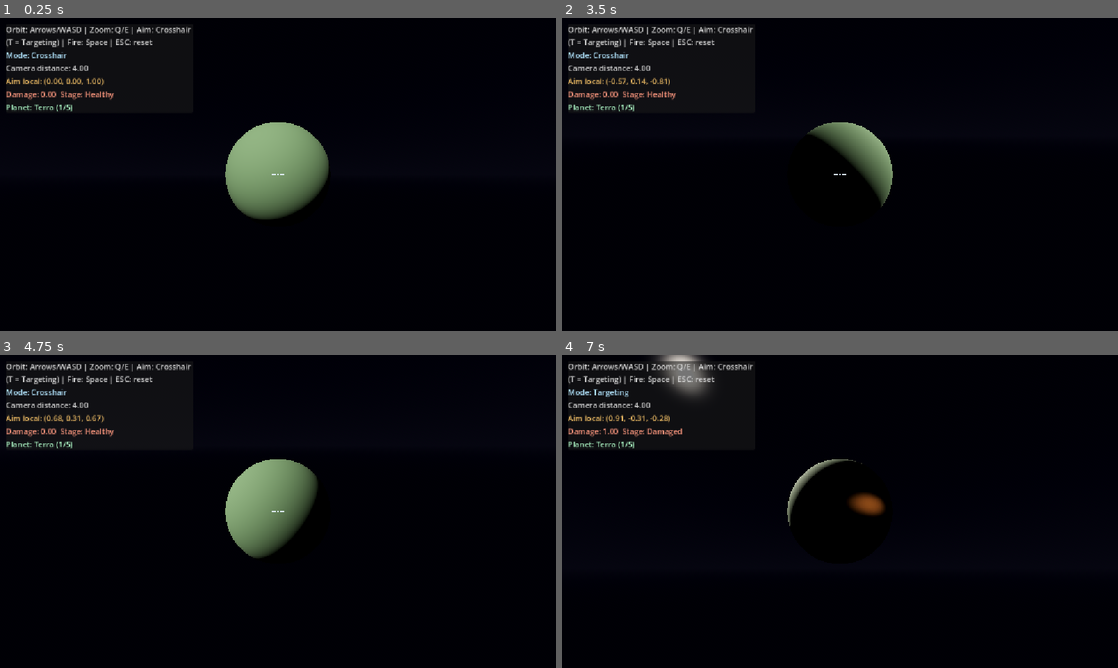
Above: before the commit, frames 1-4 (two rows, left to right).
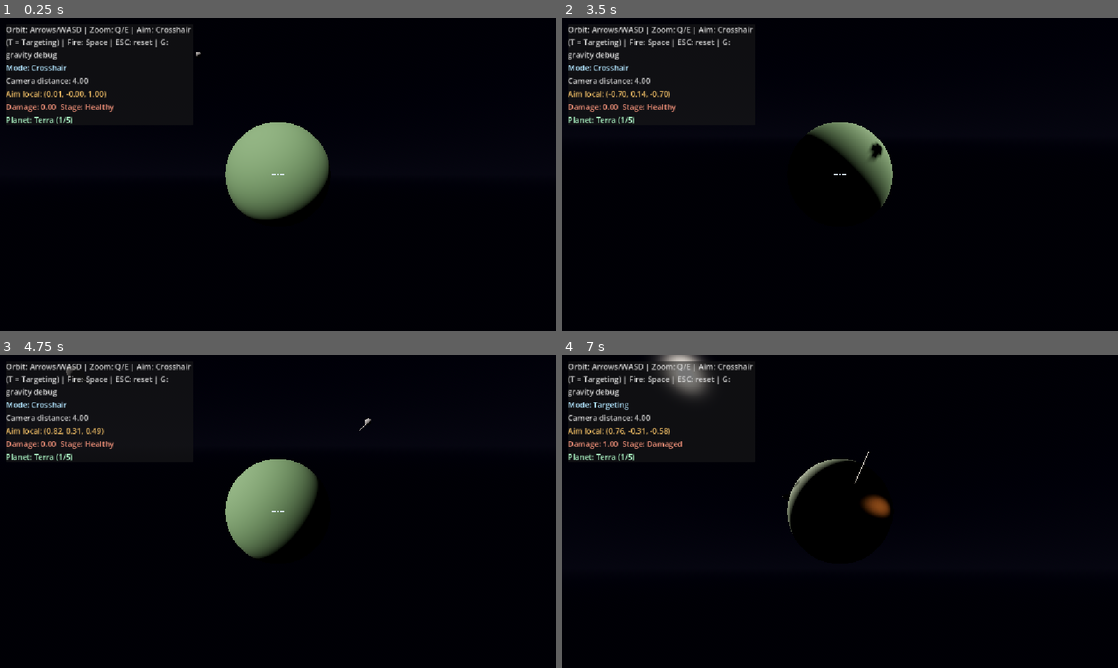
Above: after the commit, the same moments.

Repository: aquatticrose/planetary-destruction
Game: Godot game, scene res://scenes/main/Main.tscn
The game is run twice, just before and just after one commit, with the same random seed, the same clock (stepped at 60 frames per second) and the same inputs. Sound files missing from this copy of the repository are replaced by a short silence.
Inputs:
- Up to frame 1 (0.25 s): no input
- Up to frame 2 (3.5 s): tap Enter at 0.5 s; hold Right (orbit_right) 0.53-1.28 s; tap S (aim_down) at 0.6 s; hold Down (orbit_down) 1.28-2.03 s; tap A (aim_left) at 1.35 s; hold Right (orbit_right) 2.03-2.78 s; tap D (aim_right) at 2.1 s; hold Up (orbit_up) from 2.78 s (still down); tap W (aim_up) at 2.85 s
- Up to frame 3 (4.75 s): release Up (orbit_up) at 3.53 s; hold Left (orbit_left) from 3.53 s (still down); tap Q (camera_zoom_in) at 3.6 s; tap G (toggle_gravity_debug, bound only after the commit) at 4.15 s; tap E (camera_zoom_out) at 4.35 s
- Up to frame 4 (7 s): release Left (orbit_left) at 5.03 s; hold Down (orbit_down) 5.03-5.78 s; hold Space (fire) 5.03-5.78 s; hold Right (orbit_right) 5.78-6.53 s; tap T (toggle_aim_mode) at 5.85 s; hold Up (orbit_up) from 6.53 s (still down); tap S (aim_down) at 6.6 s

The runs differ from the first frame. In frame 1, 1.4% of the frame differs, in the area x 1-37%, y 6-34%; in frame 2, 1.5%; in frame 3, 1.5%; in frame 4, 1.9%, in the area x 1-59%, y 6-58%.

Commit message:
feat: phase 7 gravity with merging collisions and debug vectors

Diff:
--- a/project.godot
+++ b/project.godot
@@ -91,6 +91,11 @@
 "events": [Object(InputEventKey,"resource_local_to_scene":false,"resource_name":"","device":-1,"window_id":0,"alt_press …(192 unchanged characters)…
 ]
 }
+toggle_gravity_debug={
+"deadzone": 0.5,
+"events": [Object(InputEventKey,"resource_local_to_scene":false,"resource_name":"","device":-1,"window_id":0,"alt_pressed":false,"shift_pressed":false,"ctrl_pressed":false,"meta_pressed":false,"pressed":false,"keycode":0,"physical_keycode":71,"key_label":0,"unicode":103,"location":0,"echo":false,"script":null)
+]
+}
 preset_1={
 "deadzone": 0.5,
 "events": [Object(InputEventKey,"resource_local_to_scene":false,"resource_name":"","device":-1,"window_id":0,"alt_press …(191 unchanged characters)…
--- a/scenes/main/Main.tscn
+++ b/scenes/main/Main.tscn
@@ -23,6 +23,9 @@
 [ext_resource type="Resource" path="res://data/planets/glacia.tres" id="21_glacia"]
 [ext_resource type="Resource" path="res://data/planets/titanus.tres" id="22_titanus"]
 [ext_resource type="Script" path="res://scripts/simulation/simulation_manager.gd" id="23_sim"]
+[ext_resource type="Script" path="res://scripts/simulation/gravity_simulation.gd" id="24_grav"]
+[ext_resource type="Script" path="res://scripts/simulation/gravity_debug_draw.gd" id="25_gdraw"]
+[ext_resource type="Script" path="res://scripts/simulation/gravity_demo_spawner.gd" id="26_gdemo"]
 
 [sub_resource type="ProceduralSkyMaterial" id="ProceduralSkyMaterial_space"]
 sky_top_color = Color(0.02,0.02,0.04,1.0)
@@ -46,6 +49,17 @@
 
 [node name="Simulation" type="Node" parent="."]
 script = ExtResource("23_sim")
+
+[node name="Gravity" type="Node" parent="."]
+script = ExtResource("24_grav")
+
+[node name="GravityDebug" type="Node3D" parent="."]
+script = ExtResource("25_gdraw")
+gravity_sim_path = NodePath("../Gravity")
+
+[node name="GravityDemo" type="Node3D" parent="."]
+script = ExtResource("26_gdemo")
+planet_path = NodePath("../Planet")
 
 [node name="WorldEnvironment" type="WorldEnvironment" parent="."]
 environment = SubResource("Environment_env1")
@@ -134,7 +148,7 @@
 [node name="VBox" type="VBoxContainer" parent="UI/Overlay/Panel"]
 
 [node name="HintLabel" type="Label" parent="UI/Overlay/Panel/VBox"]
-text = "Orbit: Arrows/WASD | Zoom: Q/E | Aim: Crosshair (T = Targeting) | Fire: Space | ESC: reset"
+text = "Orbit: Arrows/WASD | Zoom: Q/E | Aim: Crosshair (T = Targeting) | Fire: Space | ESC: reset | G: gravity debug"
 autowrap_mode = 2
 modulate = Color(0.85,0.85,0.85,1.0)
 
--- a/scripts/core/planet_camera_controller.gd
+++ b/scripts/core/planet_camera_controller.gd
@@ -70,6 +70,9 @@
 
 
 func _update_camera() -> void:
+	# Phase 7: bodies move — keep orbiting the planet's CURRENT position.
+	if _planet != null:
+		target = _planet.global_position
 	distance = clampf(distance, _eff_min, _eff_max)
 	var cp := cos(pitch)
 	var offset := distance * Vector3(cp * sin(yaw), sin(pitch), cp * cos(yaw))
--- a/scripts/planet/planet.gd
+++ b/scripts/planet/planet.gd
@@ -29,6 +29,8 @@
 	data = preset
 	radius = maxf(0.05, preset.radius)
 	mass = preset.mass
+	# Phase 7: preset rotation is now live (base-class angular velocity).
+	angular_velocity = Vector3.UP * preset.rotation_speed
 	_apply_size()
 	var damage := get_node_or_null("DamageSystem")
 	if damage != null and preset.visual != null and damage.has_method("apply_visuals"):
--- /dev/null
+++ b/scripts/simulation/gravity_debug_draw.gd
@@ -0,0 +1,45 @@
+extends Node3D
+## Phase 7 debug visual: draws each body's gravity acceleration as a line from
+## the body centre (ImmediateMesh, rebuilt per frame). Pure presentation — it
+## owns no physics and only reads the accelerations GravitySimulation computed.
+## Visibility follows the simulation's debug_enabled flag (G in game).
+
+@export var gravity_sim_path : NodePath
+@export var vector_scale : float = 0.6
+@export var max_length : float = 4.0
+@export var line_color : Color = Color(1.0, 0.45, 0.2, 0.9)
+
+var _sim : Node
+var _mesh : ImmediateMesh
+var _instance : MeshInstance3D
+
+
+func _ready() -> void:
+	_sim = get_node_or_null(gravity_sim_path)
+	_mesh = ImmediateMesh.new()
+	_instance = MeshInstance3D.new()
+	_instance.mesh = _mesh
+	_instance.top_level = true  # draw in world space
+	add_child(_instance)
+
+
+func _process(_delta : float) -> void:
+	_mesh.clear_surfaces()
+	if _sim == null or not _sim.debug_enabled:
+		return
+	var manager : Node = get_tree().get_first_node_in_group(SimulationManager.GROUP_NAME)
+	if manager == null:
+		return
+	_mesh.surface_begin(Mesh.PRIMITIVE_LINES)
+	_mesh.surface_set_color(line_color)
+	for body in manager.get_bodies():
+		if not is_instance_valid(body):
+			continue
+		var accel : Vector3 = _sim.get_accel(body)
+		if accel.length_squared() < 0.0001:
+			continue
+		var from : Vector3 = body.global_position
+		var to : Vector3 = from + accel.normalized() * minf(accel.length() * vector_scale, max_length)
+		_mesh.surface_add_vertex(from)
+		_mesh.surface_add_vertex(to)
+	_mesh.surface_end()
--- /dev/null
+++ b/scripts/simulation/gravity_demo_spawner.gd
@@ -0,0 +1,60 @@
+extends Node3D
+## Phase 7 demo content: spawns a few small asteroids near the planet so the
+## gravity simulation has something to attract. Deliberately throwaway and
+## easy to remove (delete this node) — this is NOT the Phase 8 orbit system:
+## bodies just get an initial velocity and fall/curve in under gravity.
+
+@export var planet_path : NodePath
+@export var asteroid_count : int = 3
+@export var min_distance : float = 3.5
+@export var max_distance : float = 6.0
+
+var _rng := RandomNumberGenerator.new()
+
+
+func _ready() -> void:
+	_rng.randomize()
+	# Deferred: let the planet apply its preset (mass/radius) first.
+	call_deferred("_spawn")
+
+
+func _spawn() -> void:
+	var planet : Node3D = get_node_or_null(planet_path)
+	if planet == null:
+		return
+	for i in asteroid_count:
+		var asteroid := CelestialBody.new()
+		asteroid.name = "Asteroid_%d" % (i + 1)
+		asteroid.body_type = CelestialBody.BodyType.ASTEROID
+		asteroid.mass = _rng.randf_range(0.001, 0.003)
+		asteroid.radius = _rng.randf_range(0.08, 0.14)
+		_add_visual(asteroid)
+		add_child(asteroid)
+		var dir := _random_unit_vector()
+		asteroid.global_position = planet.global_position + dir * _rng.randf_range(min_distance, max_distance)
+		# Mostly-radial with a tangential component: bodies visibly curve in.
+		var tangential := dir.cross(Vector3.UP)
+		if tangential.length_squared() < 0.01:
+			tangential = Vector3.RIGHT
+		asteroid.velocity = dir * _rng.randf_range(0.15, 0.45) \
+				+ tangential.normalized() * _rng.randf_range(0.6, 1.1)
+		# (Registration with the SimulationManager happens in CelestialBody._ready.)
+
+
+func _add_visual(body : Node3D) -> void:
+	var mesh := SphereMesh.new()
+	mesh.radius = body.radius
+	mesh.height = body.radius * 2.0
+	mesh.radial_segments = 12
+	mesh.rings = 6
+	mesh.material = StandardMaterial3D.new()
+	mesh.material.albedo_color = Color(0.55, 0.55, 0.58)
+	var visual := MeshInstance3D.new()
+	visual.name = "Visual"
+	visual.mesh = mesh
+	body.add_child(visual)
+
+
+func _random_unit_vector() -> Vector3:
+	var v := Vector3(_rng.randf_range(-1.0, 1.0), _rng.randf_range(-1.0, 1.0), _rng.randf_range(-1.0, 1.0))
+	return v.normalized() if v.length_squared() > 0.0001 else Vector3.FORWARD
--- /dev/null
+++ b/scripts/simulation/gravity_simulation.gd
@@ -0,0 +1,128 @@
+extends Node
+## Phase 7: gameplay-friendly Newtonian gravity (NOT a scientific simulator).
+## Every physics tick, each CelestialBody attracts every other body, the
+## resulting acceleration integrates into velocity, and velocity into position
+## (semi-implicit Euler). Overlapping bodies merge into the more massive one —
+## that both answers the "collision checks" checklist item and keeps the
+## simulation stable (no r -> 0 force singularity).
+## Timestep stability: _physics_process runs on Godot's fixed physics tick
+## (60 Hz); delta is additionally clamped so a hitch can never explode a step.
+
+@export var enabled : bool = true
+## Gameplay-scaled gravitational constant (mass in Earth masses, distance in
+## scene units). Tuned so test bodies fall visibly fast at radius ~3-6.
+@export var gravity_constant : float = 10.0
+## Softening epsilon: prevents infinite forces at tiny separations.
+@export var softening : float = 0.05
+## Merge overlapping bodies into the more massive one.
+@export var merge_on_collision : bool = true
+## Debug: draw gravity vectors + log force values (toggled with G in game).
+@export var debug_enabled : bool = false
+@export var debug_log_interval : float = 1.0
+
+var _manager : Node
+var _accel : Dictionary = {}
+var _log_timer : float = 0.0
+
+
+func _physics_process(delta : float) -> void:
+	if _manager == null:
+		_manager = get_tree().get_first_node_in_group(SimulationManager.GROUP_NAME)
+		if _manager == null:
+			return
+	if not enabled:
+		return
+	_step(minf(delta, 1.0 / 30.0))
+
+
+## One fixed-timestep gravity tick: attract -> integrate -> collide -> debug.
+func _step(dt : float) -> void:
+	var bodies : Array[CelestialBody] = _manager.get_bodies()
+	if bodies.size() < 2:
+		return
+	# 1) Gravitational attraction -> acceleration per body (pairwise, symmetric).
+	var new_accel : Dictionary = {}
+	for body in bodies:
+		new_accel[body] = Vector3.ZERO
+	for i in bodies.size():
+		var a : CelestialBody = bodies[i]
+		for j in range(i + 1, bodies.size()):
+			var b : CelestialBody = bodies[j]
+			var offset : Vector3 = b.global_position - a.global_position
+			var r2 : float = maxf(offset.length_squared(), softening * softening)
+			var inv_r : float = 1.0 / sqrt(r2)
+			var dir := offset * inv_r
+			# a = G * M / r^2 (force/mass folded; F = m*a for the debug readout).
+			new_accel[a] += dir * (gravity_constant * b.mass * inv_r * inv_r)
+			new_accel[b] -= dir * (gravity_constant * a.mass * inv_r * inv_r)
+	_accel = new_accel
+	# 2) Velocity integration (semi-implicit Euler) then position integration.
+	for body in bodies:
+		if is_instance_valid(body):
+			body.velocity += _accel[body] * dt
+			body.global_position += body.velocity * dt
+	# 3) Collision checks: merge overlaps (also removes force singularities).
+	if merge_on_collision:
+		_resolve_collisions(bodies)
+	# 4) Debug values.
+	if debug_enabled:
+		_debug_tick(dt)
+
+
+func _resolve_collisions(bodies : Array[CelestialBody]) -> void:
+	for i in bodies.size():
+		var a : CelestialBody = bodies[i]
+		if not is_instance_valid(a):
+			continue
+		for j in range(i + 1, bodies.size()):
+			var b : CelestialBody = bodies[j]
+			if not is_instance_valid(b):
+				continue
+			if a.global_position.distance_to(b.global_position) > a.radius + b.radius:
+				continue
+			var big : CelestialBody = a if a.mass >= b.mass else b
+			var small : CelestialBody = b if a.mass >= b.mass else a
+			_merge(big, small)
+			return  # one merge per tick is plenty for a prototype
+
+
+func _merge(big : CelestialBody, small : CelestialBody) -> void:
+	var total_mass : float = big.mass + small.mass
+	# Momentum-conserving velocity + centre-of-mass position.
+	big.velocity = (big.velocity * big.mass + small.velocity * small.mass) / total_mass
+	big.global_position = (big.global_position * big.mass + small.global_position * small.mass) / total_mass
+	big.mass = total_mass
+	# Volume-preserving radius growth.
+	big.radius = pow(big.radius * big.radius * big.radius + small.radius * small.radius * small.radius, 1.0 / 3.0)
+	# Planets rebuild mesh/collider from radius; bare bodies just carry the value.
+	if big.has_method("_apply_size"):
+		big.call("_apply_size")
+	DebugLog.info("%s absorbed %s (mass %.3f, radius %.2f)" % [big.name, small.name, big.mass, big.radius])
+	small.despawn()
+
+
+func _unhandled_input(event : InputEvent) -> void:
+	if event.is_action_pressed("toggle_gravity_debug"):
+		debug_enabled = not debug_enabled
+		DebugLog.info("Gravity debug %s" % ("ON" if debug_enabled else "OFF"))
+
+
+## Debug readout: the gravity acceleration last computed for a body.
+func get_accel(body : CelestialBody) -> Vector3:
+	return _accel.get(body, Vector3.ZERO)
+
+
+## Debug readout: force magnitude on a body (F = m * a).
+func get_force(body : CelestialBody) -> float:
+	return body.mass * get_accel(body).length()
+
+
+func _debug_tick(dt : float) -> void:
+	_log_timer += dt
+	if _log_timer < debug_log_interval:
+		return
+	_log_timer = 0.0
+	for body in _manager.get_bodies():
+		if is_instance_valid(body):
+			DebugLog.info("Gravity %s: a=%.3f  F=%.4f  v=%.3f" % [
+					body.name, get_accel(body).length(), get_force(body), body.velocity.length()])
Not shown: 1 places in scenes/main/Main.tscn that only renumber resources
Not shown, added: scripts/simulation/gravity_debug_draw.gd.uid
Not shown, added: scripts/simulation/gravity_demo_spawner.gd.uid
Not shown, added: scripts/simulation/gravity_simulation.gd.uid
